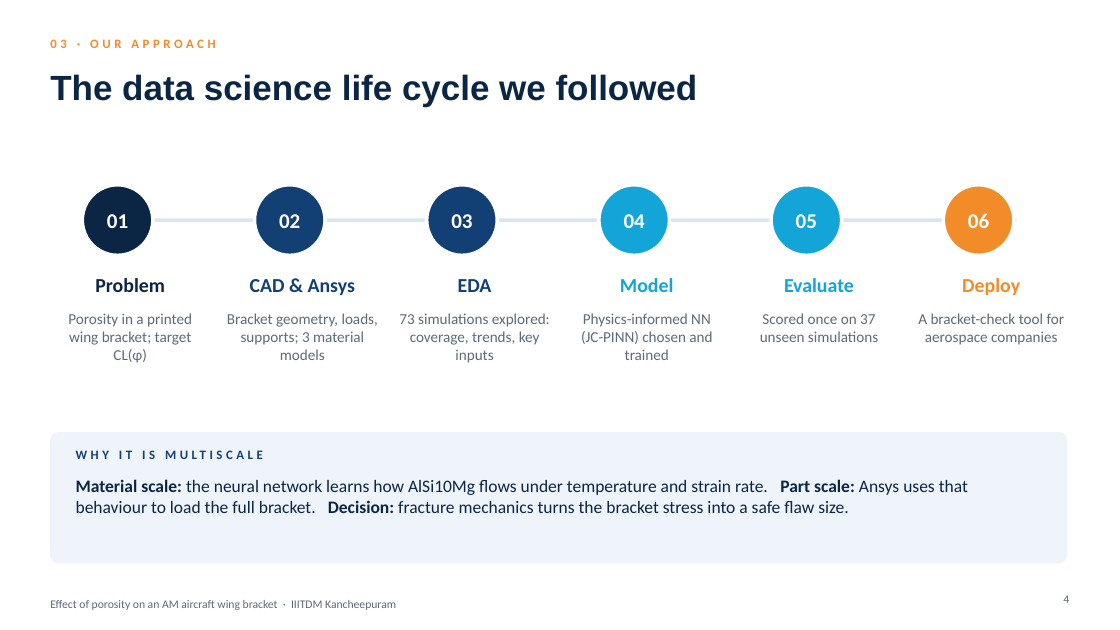
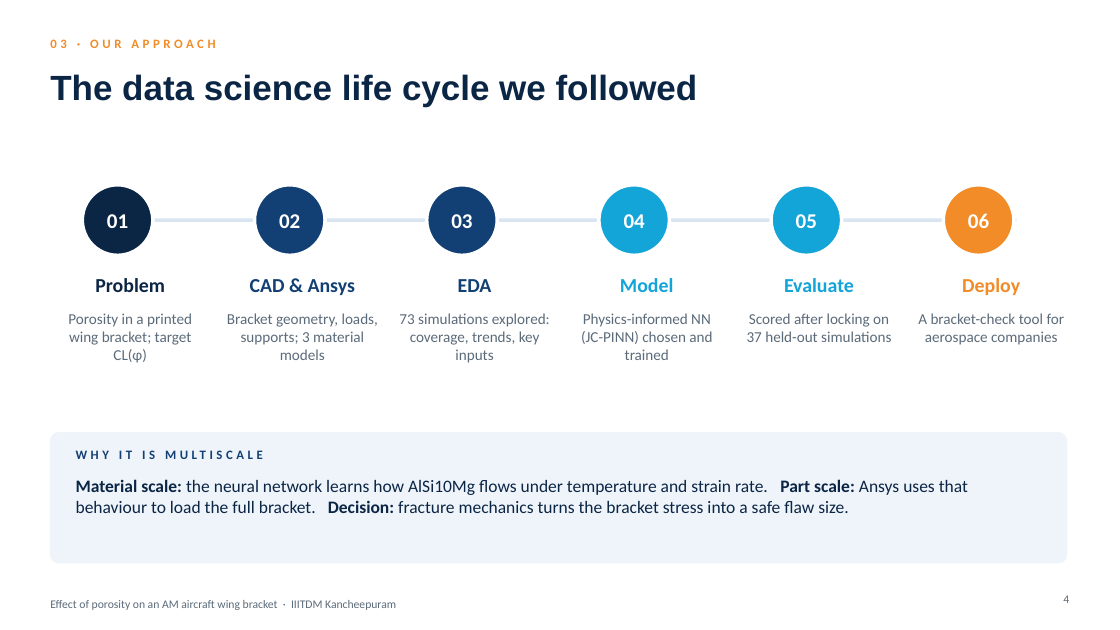
Before and after one commit to SaravananRamar06/MMM-ML, a slide deck: slide 4 of presentation/Final Presentation - Porosity in an AM Wing Bracket.pptx. Drawn at 1120x630 pixels with LibreOffice and Linux fonts; fonts in the diff are those of the drawing. Boxes give left, top, right and bottom in pixels: in the first picture for what was removed or moved away, otherwise in the second. Text is boxed around its words. In the diff, an @@ line names an element or a change of style, - is before the commit and + after.

```diff
--- a/presentation/Final Presentation - Porosity in an AM Wing Bracket.pptx
+++ b/presentation/Final Presentation - Porosity in an AM Wing Bracket.pptx
@@ text at (747, 313, 891, 342): text changed @@
-Scored once on 37 unseen simulations
+Scored after locking on 37 held-out simulations
```
Also in this commit, not shown: 13 other slides changed, 2 slides added, 7 other files.
